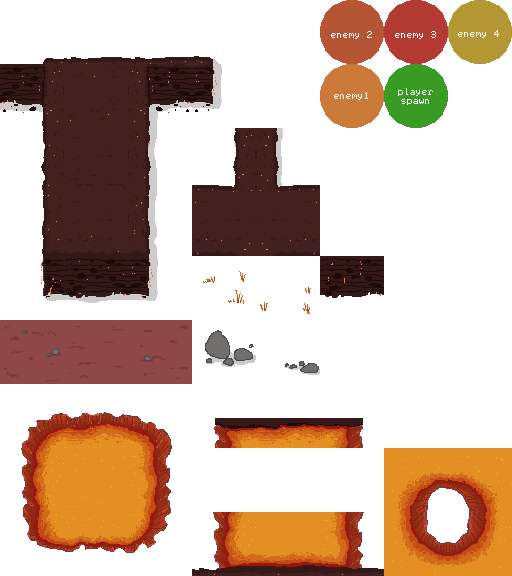
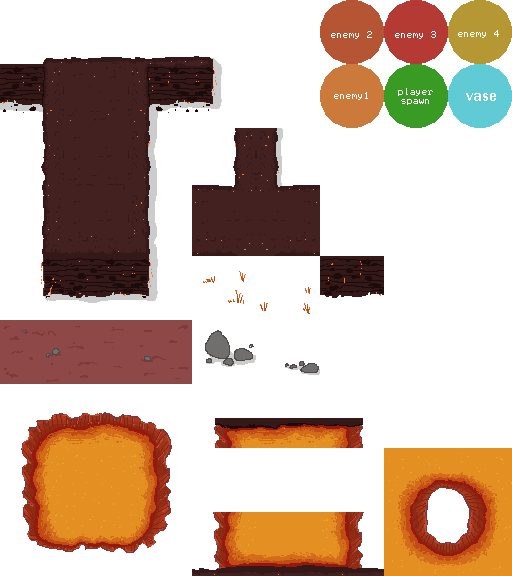
Revision of a layered 512×576 image; what changed, layer by layer:
added layer "vase" in group "enemies" over [466,93,496,101]
painted on "enemies" (2nd of 2, in "enemies") over [448,64,512,128]
